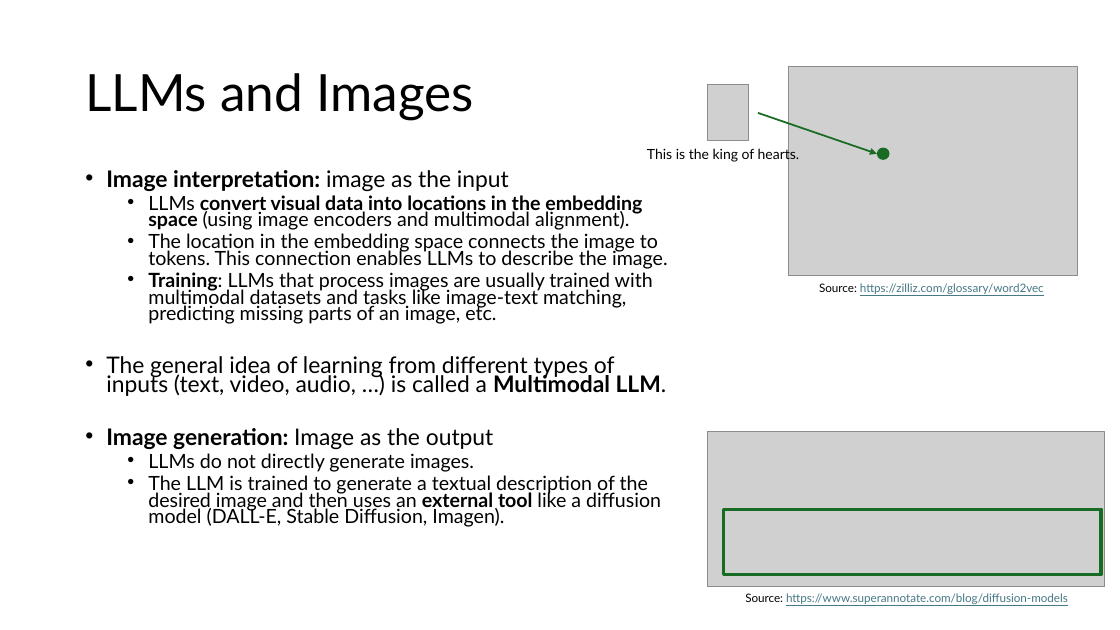
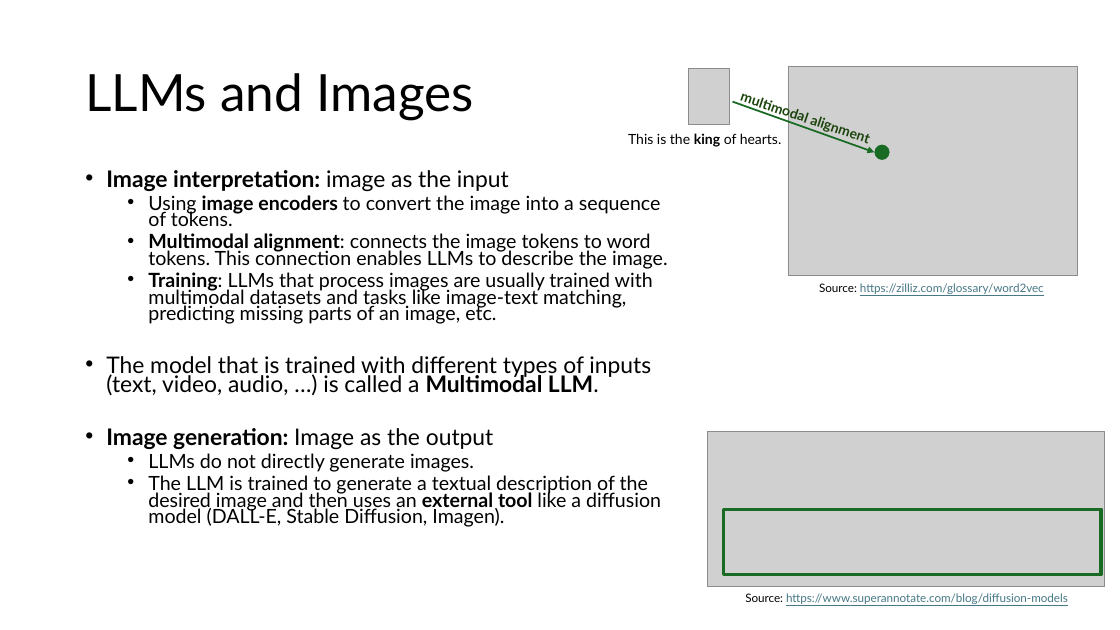
Before and after one commit to mhahsler/Introduction_to_Artificial_Intelligence, a slide deck: slide 13 of slides/discussion/07_LLM_discussion.pptx. Drawn at 1120x630 pixels with LibreOffice and Linux fonts; fonts in the diff are those of the drawing; grey boxes stand for pictures. Boxes give left, top, right and bottom in pixels: in the first picture for what was removed or moved away, otherwise in the second. Text is boxed around its words. In the diff, an @@ line names an element or a change of style, - is before the commit and + after.

```diff
--- a/slides/discussion/07_LLM_discussion.pptx
+++ b/slides/discussion/07_LLM_discussion.pptx
@@ picture: place and size @@
-picture at (707, 84, 749, 139)
+picture at (689, 69, 730, 124)
@@ text added at (729, 81, 889, 156), 12 pt, text #1C440D, bold @@
+multimodal alignment
@@ arrow moved from (758, 113) - (877, 154) to (733, 102) - (875, 152) @@
@@ text "This is the king of ...": place and size @@
-text "This is the king of ..." at (647, 147, 800, 163)
+text "This is the king of ..." at (628, 133, 782, 147)
@@ text "This is the king of ..." at (628, 133, 782, 147): bold on in "king" @@
@@ text at (148, 195, 668, 269): text changed @@
-  • LLMs convert visual data into locations in the embedding space (using image encoders and multimodal alignment).
-  • The location in the embedding space connects the image to tokens. This connection enables LLMs to describe the image.
+  • Using image encoders to convert the image into a sequence of tokens.
+  • Multimodal alignment: connects the image tokens to word tokens. This connection enables LLMs to describe the image.
@@ text at (106, 356, 651, 395): text changed @@
-• The general idea of learning from different types of inputs (text, video, audio, …) is called a Multimodal LLM.
+• The model that is trained with different types of inputs (text, video, audio, …) is called a Multimodal LLM.
```
Also in this commit, not shown: 3 other slides changed, 1 slide added, 1 slide removed, 8 other files.
